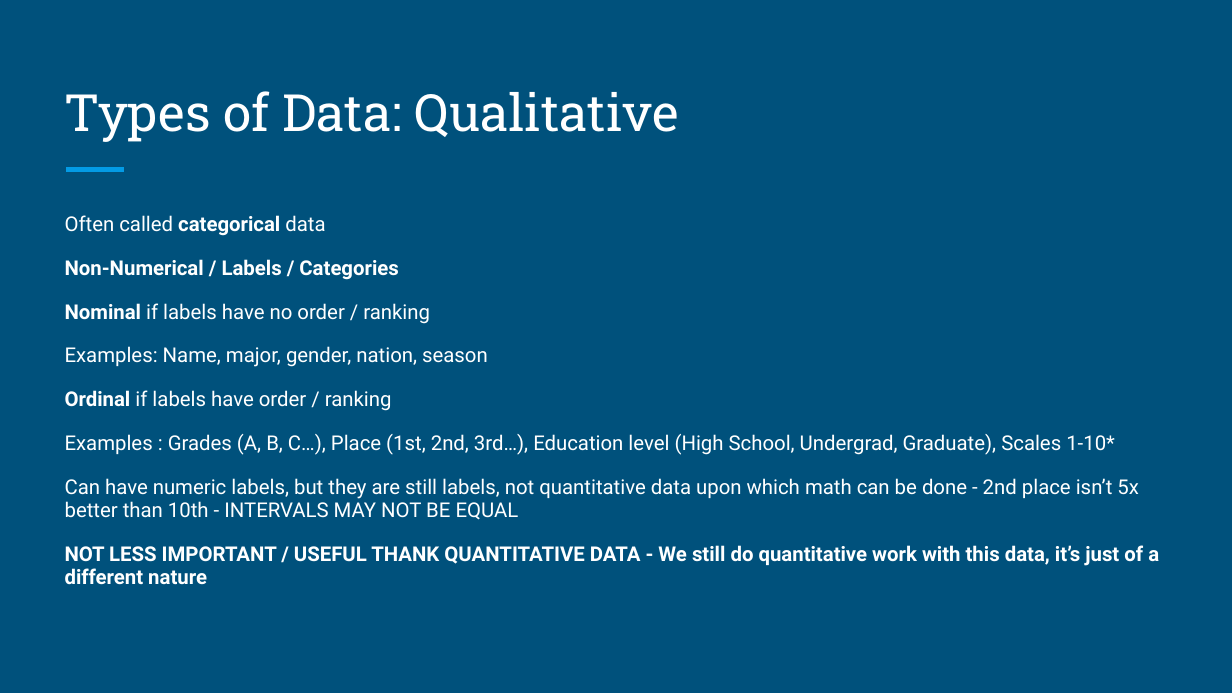
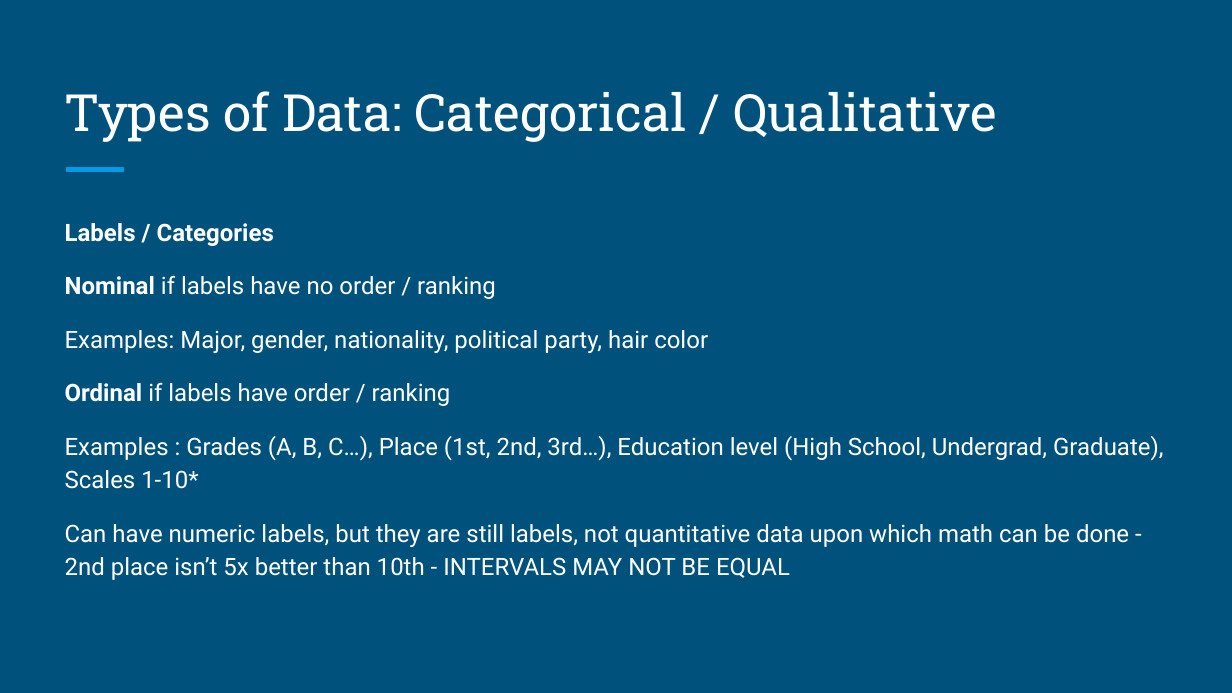
Before and after one commit to rjwrobel86/Python4Statistics, a slide deck: slide 3 of Stuff For Class/Slides/Organizing & Visualizing Data.pptx (slide 2 before the commit). Drawn at 1232x693 pixels with LibreOffice and Linux fonts; fonts in the diff are those of the drawing. Boxes give left, top, right and bottom in pixels: in the first picture for what was removed or moved away, otherwise in the second. Text is boxed around its words. In the diff, an @@ line names an element or a change of style, - is before the commit and + after.

```diff
--- a/Stuff For Class/Slides/Organizing & Visualizing Data.pptx
+++ b/Stuff For Class/Slides/Organizing & Visualizing Data.pptx
@@ title at box(65, 91, 997, 142): text changed @@
-Types of Data: Qualitative
+Types of Data: Categorical / Qualitative
@@ text at box(65, 223, 274, 246): text changed; size 11.9 to 14 pt @@
-Often called categorical data
-Non-Numerical / Labels / Categories
+Labels / Categories
@@ text at box(65, 275, 1164, 580): size 11.9 to 14 pt in "Nominal if labels have no order / ...", "Ordinal if labels have order / ranking", "Examples : Grades (A, B, C…), Place ...", "Can have numeric labels, but they are ..."; line spacing 0.95 to 1.15; more space between paragraphs @@
@@ text at box(65, 330, 708, 353): text changed; size 11.9 to 14 pt @@
-Examples: Name, major, gender, nation, season
+Examples: Major, gender, nationality, political party, hair color
@@ text at box(65, 545, 1159, 585): paragraph removed @@
-NOT LESS IMPORTANT / USEFUL THANK QUANTITATIVE DATA - We still do quantitative work with this data, it’s just of a different nature
```
Also in this commit, not shown: 9 other slides changed, 8 slides added, 32 other files.
